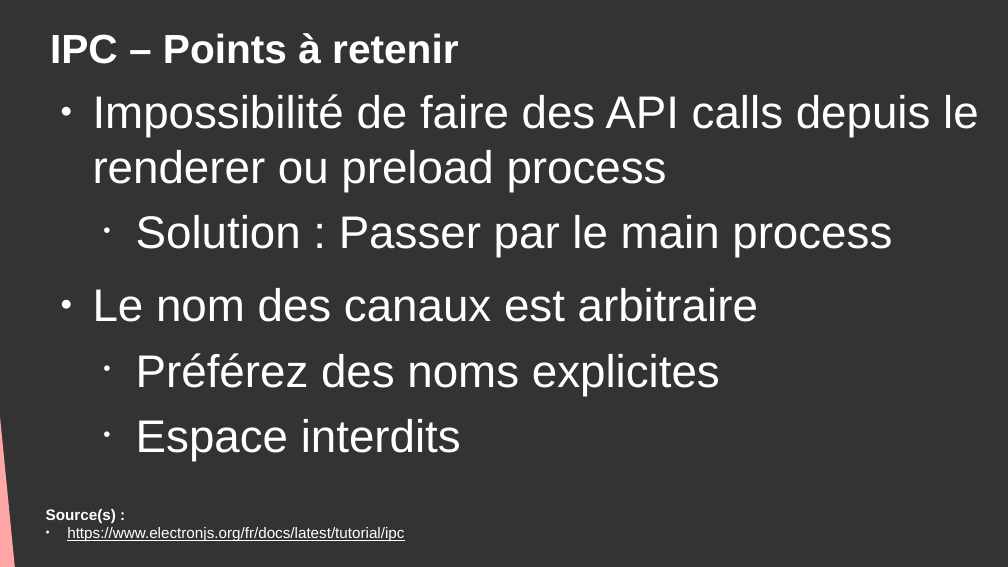
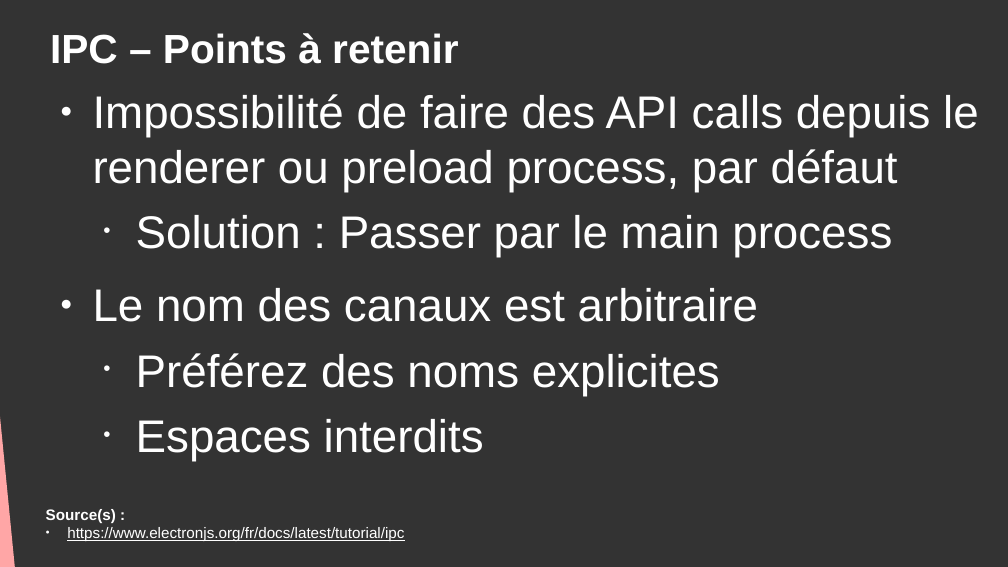
Before and after one commit to DanYellow/cours, a slide deck: slide 24 of developpement-front-s5/travaux-pratiques/numero-5/presentation.odp. Drawn at 1008x567 pixels with LibreOffice and Linux fonts; fonts in the diff are those of the drawing. Boxes give left, top, right and bottom in pixels: in the first picture for what was removed or moved away, otherwise in the second. Text is boxed around its words. In the diff, an @@ line names an element or a change of style, - is before the commit and + after.

```diff
--- a/developpement-front-s5/travaux-pratiques/numero-5/presentation.odp
+++ b/developpement-front-s5/travaux-pratiques/numero-5/presentation.odp
@@ text at <box>93,94,979,192</box>: text changed @@
-● Impossibilité de faire des API calls depuis le renderer ou preload process
+● Impossibilité de faire des API calls depuis le renderer ou preload process, par défaut
@@ text at <box>136,419,484,461</box>: text changed @@
-  • Espace interdits
+  • Espaces interdits
```
Also in this commit, not shown: 2 other slides changed, 4 other files.
